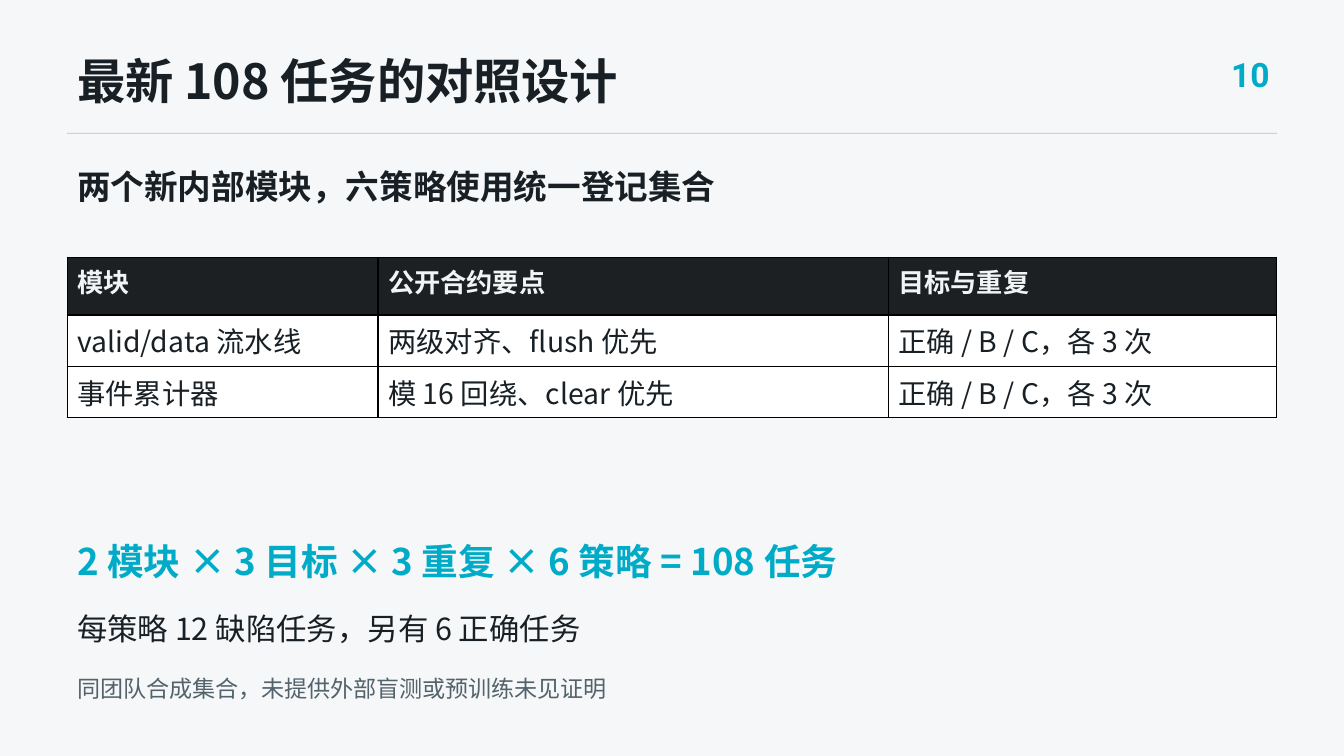
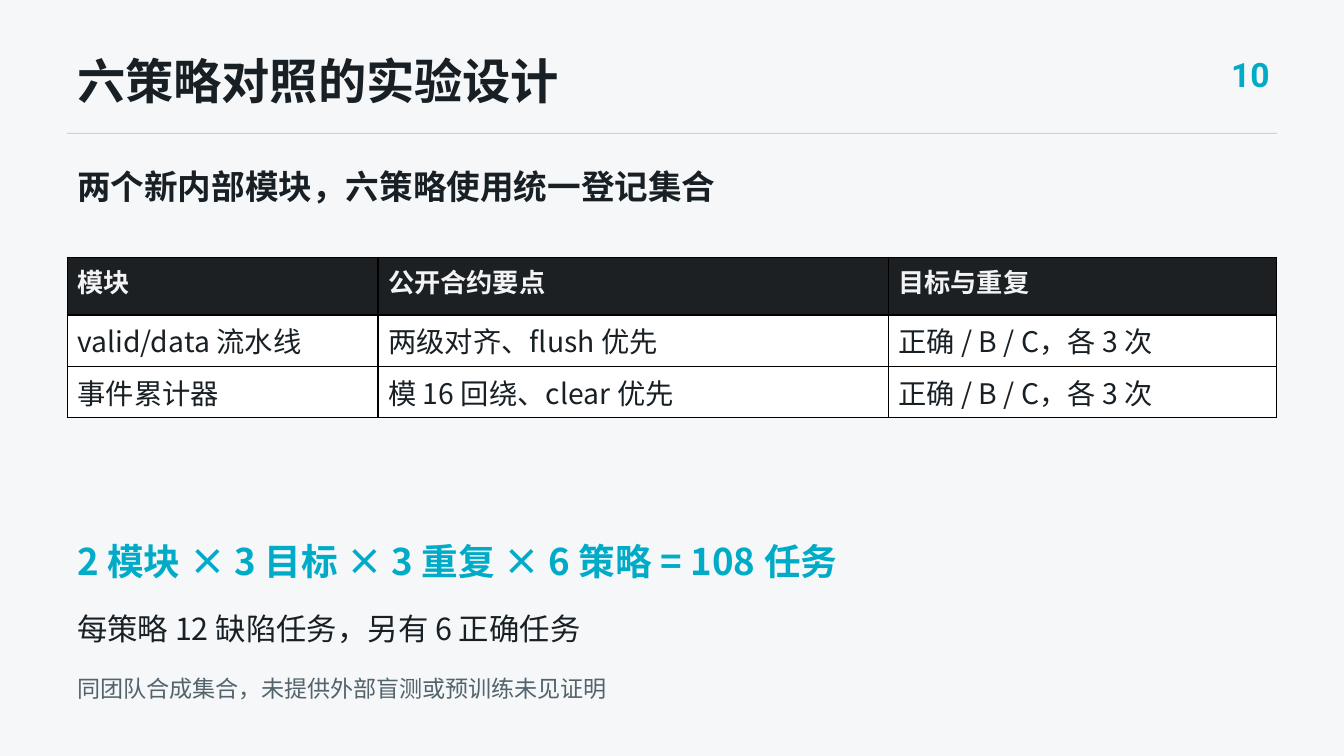
Before and after one commit to TYOCT-13/iverilog-ai-lab, a slide deck: slide 10 of docs/competition/ic/v4/presentation/output/ICARUS_AI_IC_defense_v4.pptx. Drawn at 1344x756 pixels with LibreOffice and Linux fonts; fonts in the diff are those of the drawing. Boxes give left, top, right and bottom in pixels: in the first picture for what was removed or moved away, otherwise in the second. Text is boxed around its words. In the diff, an @@ line names an element or a change of style, - is before the commit and + after.

```diff
--- a/docs/competition/ic/v4/presentation/output/ICARUS_AI_IC_defense_v4.pptx
+++ b/docs/competition/ic/v4/presentation/output/ICARUS_AI_IC_defense_v4.pptx
@@ text at (77, 57, 559, 104): text changed @@
-最新 108 任务的对照设计
+六策略对照的实验设计
```
Also in this commit, not shown: 8 other slides changed, 7 slides added, 7 slides removed, 28 other files.
